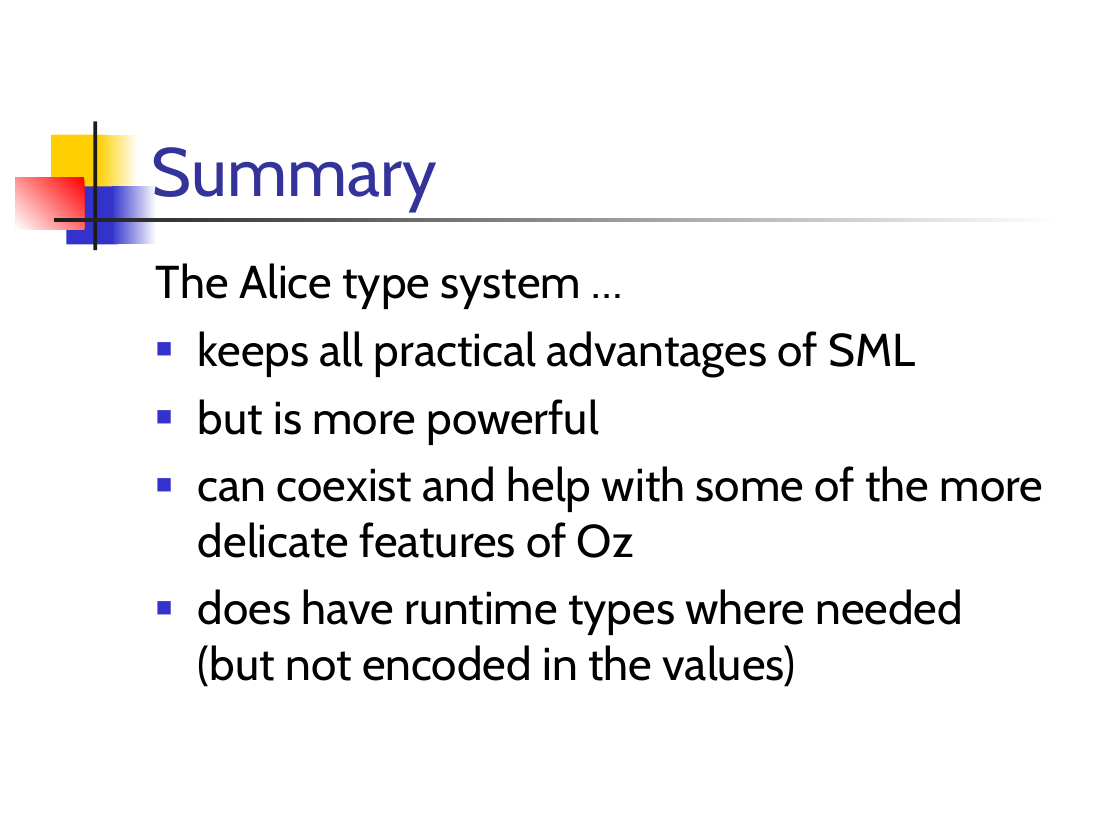
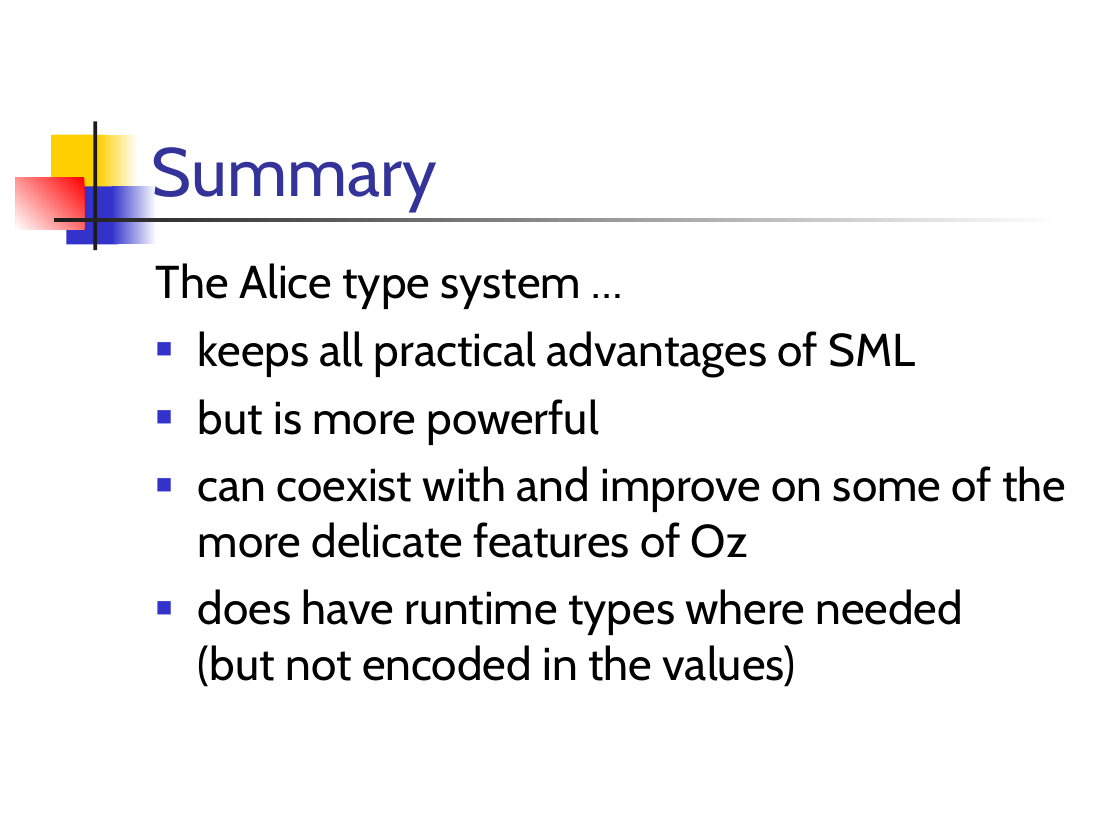
Before and after one commit to doublec/aliceml-abandoned, a slide deck: slide 19 of doc/presentations/TypesInAlice.ppt. Drawn at 1120x840 pixels with LibreOffice and Linux fonts; fonts in the diff are those of the drawing. Boxes give left, top, right and bottom in pixels: in the first picture for what was removed or moved away, otherwise in the second. Text is boxed around its words. In the diff, an @@ line names an element or a change of style, - is before the commit and + after.

```diff
--- a/doc/presentations/TypesInAlice.ppt
+++ b/doc/presentations/TypesInAlice.ppt
@@ text at (198,466,1066,558): text changed @@
-■ can coexist and help with some of the more delicate features of Oz
+■ can coexist with and improve on some of the more delicate features of Oz
```
Also in this commit, not shown: 11 other slides changed.
